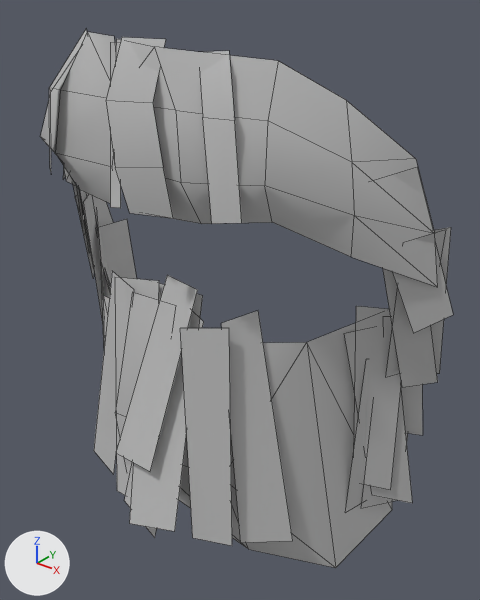
The FBX model Assets/npc_casual_set_00/Mesh/npc_hairfacial_b_01.fbx as it was, and as the next commit left it.
Rendered twice from a camera (50 mm lens) standing at (0.07, -0.1703, 1.6953) and looking at (0.0053, -0.0895, 1.6452). The axes (+X, +Y, +Z) are drawn at lower left. The lights are the same throughout. The older version comes first. Mesh edges are drawn as thin lines. Objects named as collision shapes, trigger or cutter boxes, shadow casters or lower levels of detail are left out. Where no turn or scale is listed for an object, it has been applied to the vertices.

In view in the first picture: 'npc_hairfacial_b_01_lod0'.
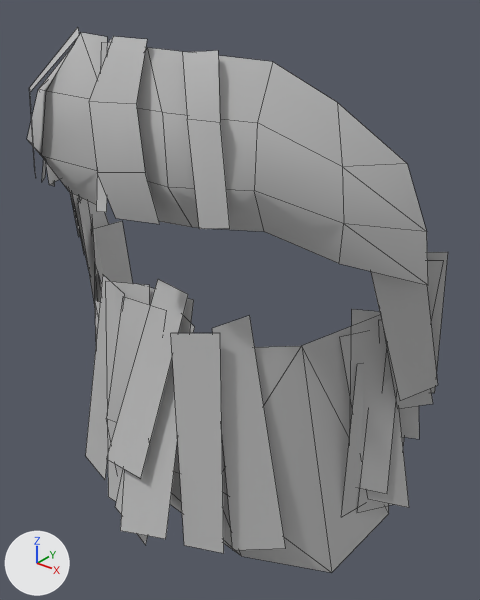
Changed parts and their boxes [x1, y1, x2, y2] in the pictures (480 x 600 px; the box of a moved part takes in the faces that stretch with it):
'npc_hairfacial_b_01_lod0', reshaped: before [40, 30, 453, 568]; after [27, 28, 448, 573]
part 1 of me_mesh, moved or reshaped: before [94, 271, 134, 474]; after [85, 275, 125, 479]
part 2 of me_mesh, moved or reshaped: before [115, 293, 170, 466]; after [106, 297, 160, 472]
part 3 of me_mesh, moved or reshaped: before [115, 277, 159, 495]; after [105, 281, 150, 501]
part 4 of me_mesh, moved or reshaped: before [129, 283, 203, 531]; after [120, 288, 194, 539]
part 5 of me_mesh, moved or reshaped: before [124, 311, 203, 538]; after [115, 316, 194, 545]
part 6 of me_mesh, moved or reshaped: before [354, 306, 401, 490]; after [350, 309, 397, 494]
part 7 of me_mesh, moved or reshaped: before [180, 328, 232, 546]; after [171, 333, 224, 553]
part 8 of me_mesh, moved or reshaped: before [221, 311, 293, 543]; after [212, 315, 286, 550]
part 9 of me_mesh, moved or reshaped: before [344, 331, 412, 503]; after [339, 334, 409, 508]
part 10 of me_mesh, moved or reshaped: before [383, 317, 423, 435]; after [378, 320, 419, 439]
part 11 of me_mesh, moved or reshaped: before [361, 433, 408, 508]; after [357, 437, 404, 512]
part 12 of me_mesh, moved or reshaped: before [116, 275, 198, 471]; after [106, 279, 188, 478]
part 13 of me_mesh, moved or reshaped: before [97, 219, 137, 280]; after [92, 221, 133, 284]
part 14 of me_mesh, moved or reshaped: before [83, 194, 103, 323]; after [78, 198, 95, 306]
part 15 of me_mesh, moved or reshaped: before [40, 30, 453, 568]; after [27, 28, 448, 573]

The change in detail:
me_mesh is used by ob_npc_hairfacial_b_01_lod0; location (0.0, 0.0, 0.0).
me_mesh had 224 vertices, 119 faces and spanned x -0.0411..0.041, y -0.1152..-0.0734, z 1.5962..1.6887.
me_mesh now has 224 vertices, 119 faces and spans x -0.0411..0.0401, y -0.1173..-0.0747, z 1.5962..1.689.
me_mesh part 1: the loose piece of 4 vertices spanning x -0.0179..-0.005, y -0.1082..-0.1025, z 1.6112..1.6504 is moved by (0.0, -0.0021, 0.0).
me_mesh part 2: the loose piece of 6 vertices spanning x -0.0057..0.0049, y -0.1102..-0.1037, z 1.6091..1.6492 is moved by (0.0, -0.0021, 0.0).
me_mesh part 3: the loose piece of 4 vertices spanning x -0.0105..0.0039, y -0.111..-0.103, z 1.6114..1.652 is moved by (0.0, -0.0021, 0.0).
me_mesh part 4: the loose piece of 4 vertices spanning x -0.0041..0.0106, y -0.1152..-0.1016, z 1.6116..1.6513 is moved by (0.0, -0.0021, 0.0).
me_mesh part 5: the loose piece of 4 vertices spanning x -0.0022..0.0089, y -0.1134..-0.1021, z 1.6094..1.6509 is moved by (0.0, -0.0021, 0.0).
me_mesh part 6: the loose piece of 4 vertices spanning x 0.0282..0.035, y -0.0906..-0.0856, z 1.617..1.6516 is moved by (0.0, -0.0013, 0.0).
me_mesh part 7: the loose piece of 4 vertices spanning x 0.0074..0.0184, y -0.1104..-0.1033, z 1.6109..1.6486 is moved by (0.0, -0.0021, 0.0).
me_mesh part 8: the loose piece of 4 vertices spanning x 0.0126..0.0254, y -0.1058..-0.0991, z 1.6104..1.6505 is moved by (0.0, -0.0021, 0.0).
me_mesh part 9: the loose piece of 4 vertices spanning x 0.0271..0.0382, y -0.0917..-0.083, z 1.6138..1.6485 is moved by (0.0, -0.0013, 0.0).
me_mesh part 10: the loose piece of 4 vertices spanning x 0.0315..0.0375, y -0.0883..-0.0811, z 1.6268..1.6499 is moved by (0.0, -0.0013, 0.0).
me_mesh part 11: the loose piece of 4 vertices spanning x 0.0311..0.0353, y -0.0881..-0.0809, z 1.612..1.6429 is moved by (0.0, -0.0013, 0.0).
me_mesh part 12: the loose piece of 4 vertices spanning x -0.0021..0.0078, y -0.1135..-0.1022, z 1.6231..1.6531 is moved by (0.0, -0.0021, 0.0).
me_mesh part 13: the loose piece of 4 vertices spanning x -0.0361..-0.0306, y -0.086..-0.0777, z 1.6079..1.6483 is moved by (0.0, -0.0013, 0.0).
me_mesh part 14: the loose piece of 4 vertices spanning x -0.0371..-0.0289, y -0.0919..-0.0854, z 1.6222..1.6559 is moved by (0.0, -0.0013, 0.0).
me_mesh part 15: 141 of 224 vertices moved; they spanned x -0.0411..0.041, y -0.113..-0.0734, z 1.5973..1.6887 and now span x -0.0411..0.0401, y -0.1157..-0.0747, z 1.5973..1.689; mean shift (0.0, -0.0019, -0.0005); largest move (0.037, -0.0895, 1.6496) -> (0.0359, -0.0886, 1.6371).
Other edits to the shape of me_mesh do not show in these pictures.
